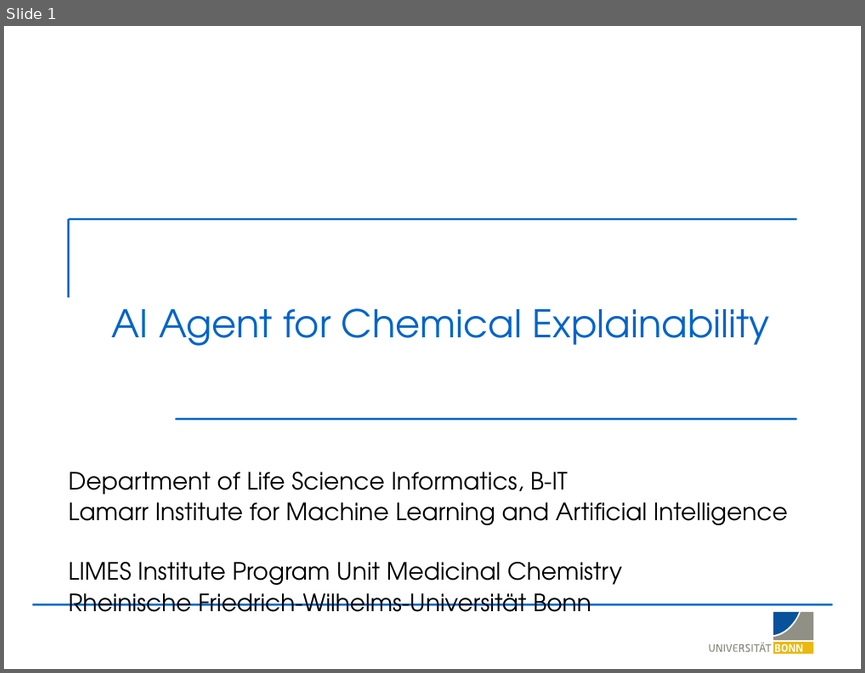
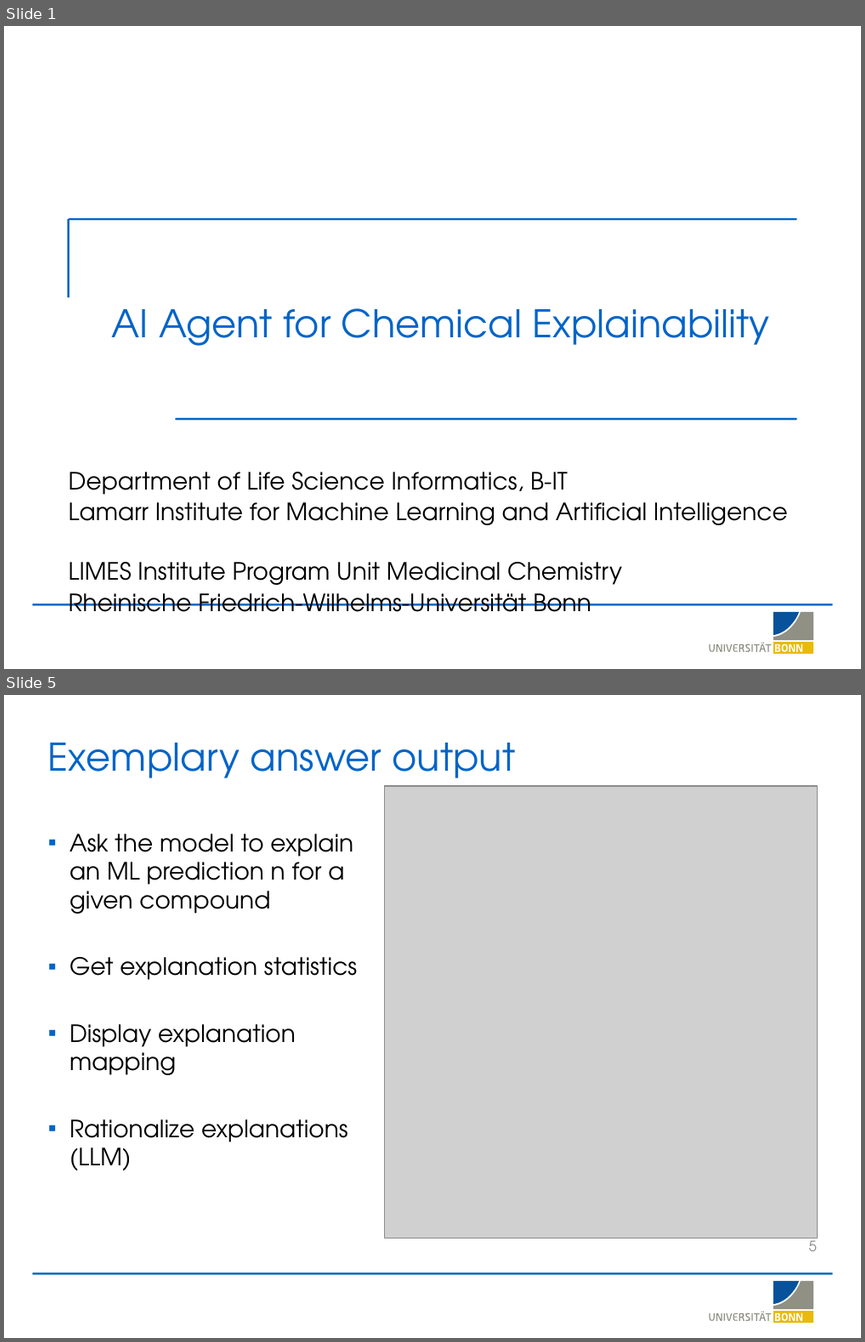
Before and after one commit to LSI-Uni-Bonn/ChemicHAL, a slide deck: slides/AI_Agent_Explainability.pptx. Shown one above the other, each under a label of ours: slide 1 before the commit, slides 1 and 5 after it; the slides between them are not shown. The pictures are 865x673 and 865x1342 pixels, drawn with LibreOffice and Linux fonts; fonts in the diff are those of the drawing; grey boxes stand for pictures; background and template pictures are left out. Boxes give left, top, right and bottom in pixels: in the first picture for what was removed or moved away, otherwise in the second. Text is boxed around its words. In the diff, an @@ line names an element or a change of style, - is before the commit and + after.

Commit message:
Refactor code structure for improved readability and maintainability - Added sum of shap values for single predictions

```diff
--- a/slides/AI_Agent_Explainability.pptx
+++ b/slides/AI_Agent_Explainability.pptx
@@ slide 5 added at [4, 695, 861, 1338], background #FFFFFF; not listed: 20 template elements that a slide beside it also shows @@
@@ title added at [48, 743, 515, 789], 32 pt, text #0064C8 @@
+Exemplary answer output
@@ picture added at [385, 786, 817, 1237] @@
@@ text added at [69, 834, 357, 1170], 20 pt, text #000000 @@
+▪ Ask the model to explain an ML prediction n for a given compound
+▪ Get explanation statistics
+▪ Display explanation mapping
+▪ Rationalize explanations (LLM)
@@ page number added at [809, 1236, 817, 1251], 12 pt, text #8B8B8B @@
+5
```
Also in this commit, not shown: 3 other slides added, 1 slide removed, 5 other files.
